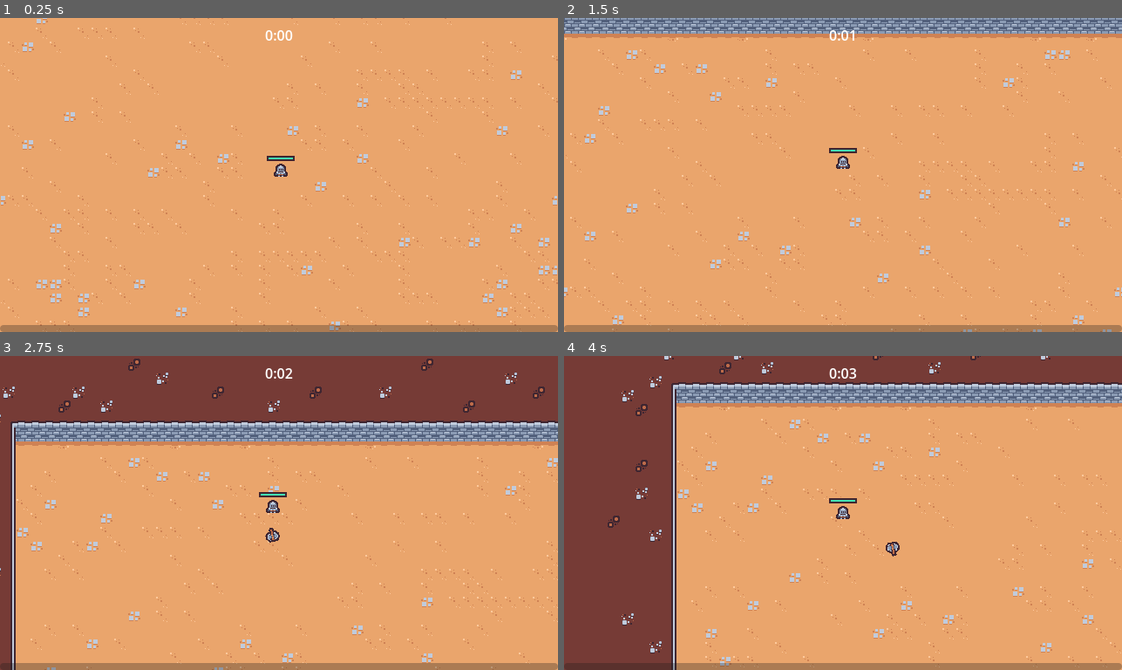
Above: before the commit, frames 1-4 (two rows, left to right).
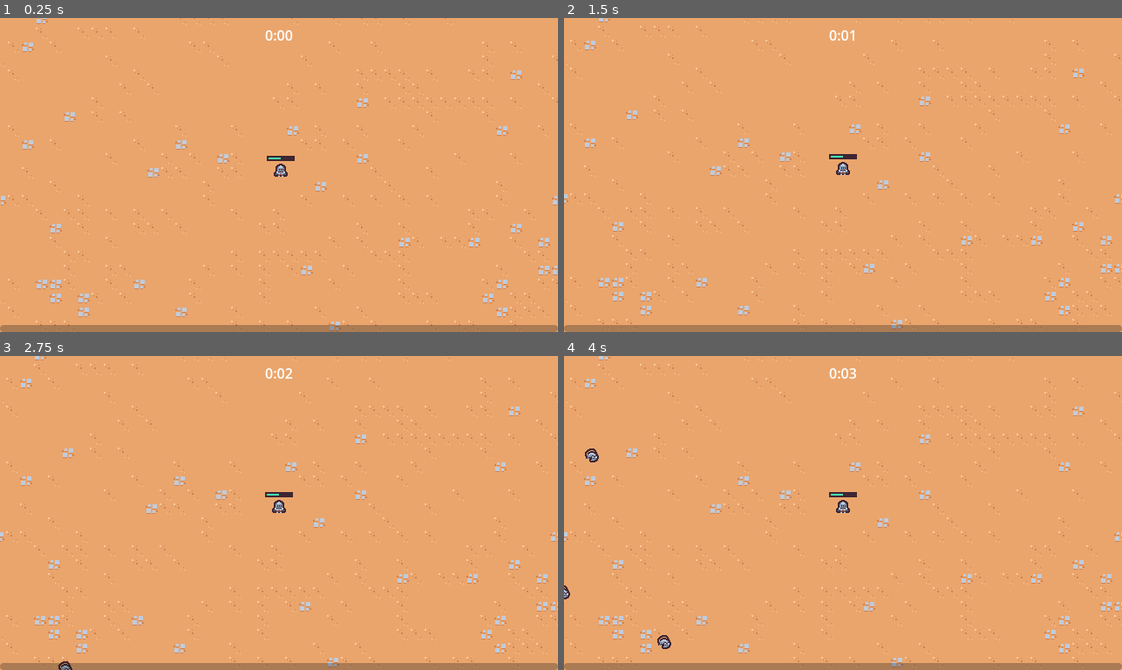
Above: after the commit, the same moments.

Repository: rafariossaa/godot_2d_survival_tutorial
Game: Godot game, scene res://scenes/main/main.tscn
Same seed, same stepped clock (60 frames per second), same inputs: the game is played once before the commit and once after it.
Inputs (mouse positions are in pixels of both pictures, inside the frame that each line leads up to):
- Up to frame 1 (0.25 s): no input
- Up to frame 2 (1.5 s): move the mouse to (815, 237) at 0.52 s; press the mouse at (815, 237) at 0.53 s; hold Up (move_up) from 0.53 s (still down); move the mouse to (1010, 222) at 1.27 s; release the mouse at (1010, 222) at 1.28 s; click (1010, 222) at 1.35 s
- Up to frame 3 (2.75 s): move the mouse to (111, 465) at 2.02 s; release Up (move_up) at 2.03 s; press the mouse at (111, 465) at 2.03 s; hold Left (move_left) from 2.03 s (still down)
- Up to frame 4 (4 s): move the mouse to (870, 513) at 2.77 s; release the mouse at (870, 513) at 2.78 s; click (870, 513) at 2.85 s; move the mouse to (759, 434) at 3.52 s; release Left (move_left) at 3.53 s; press the mouse at (759, 434) at 3.53 s; hold Down (move_down) from 3.53 s (still down)

The runs differ from the first frame. In frame 1, less than 0.1% of the frame differs, in the area x 50-53%, y 44-45%; in frame 2, 11%; in frame 3, 34%; in frame 4, 36%, in the area x 0-100%, y 0-100%.
Error after the commit: Parse Error: Expected closing ")" after call arguments. (res://scenes/game_object/player/player.gd:72)

Commit message:
Lesson 34- Enabling Acquisition of Axe Ability

Diff:
--- /dev/null
+++ b/resources/upgrades/ability.gd
@@ -0,0 +1,4 @@
+extends AbilityUpgrade
+class_name Ability
+
+@export var ability_controller_scene: PackedScene
--- /dev/null
+++ b/resources/upgrades/axe.tres
@@ -0,0 +1,11 @@
+[gd_resource type="Resource" script_class="Ability" load_steps=3 format=3 uid="uid://dscxl7dlme2tj"]
+
+[ext_resource type="PackedScene" uid="uid://c1d86t5lwapl3" path="res://scenes/ability/axe_ability_controller/axe_ability_controller.tscn" id="1_7m871"]
+[ext_resource type="Script" path="res://resources/upgrades/ability.gd" id="1_hhout"]
+
+[resource]
+script = ExtResource("1_hhout")
+ability_controller_scene = ExtResource("1_7m871")
+id = "axe"
+name = "Axe"
+description = "Periodically sends out a spinning axe."
--- a/resources/upgrades/sword_rate.tres
+++ b/resources/upgrades/sword_rate.tres
@@ -1,9 +1,9 @@
-[gd_resource type="Resource" load_steps=2 format=3 uid="uid://dscxl7dlme2tj"]
+[gd_resource type="Resource" script_class="AbilityUpgrade" load_steps=2 format=3 uid="uid://bdyhxlmwc076h"]
 
-[ext_resource type="Script" path="res://resources/upgrades/ability_upgrade.gd" id="1_xrfmy"]
+[ext_resource type="Script" path="res://resources/upgrades/ability_upgrade.gd" id="1_r0btp"]
 
 [resource]
-script = ExtResource("1_xrfmy")
+script = ExtResource("1_r0btp")
 id = "sword_rate"
 name = "Sword Quickness"
 description = "Increases sword attack rate by 10%"
--- a/scenes/ability/axe_ability/axe_ability.tscn
+++ b/scenes/ability/axe_ability/axe_ability.tscn
@@ -3,6 +3,21 @@
 [ext_resource type="Texture2D" uid="uid://fuofcskkr1x2" path="res://scenes/ability/axe_ability/axe.png" id="1_4ts3c"]
 [ext_resource type="Script" path="res://scenes/ability/axe_ability/axe_ability.gd" id="1_x7h61"]
 [ext_resource type="PackedScene" uid="uid://c3pma35jppdk" path="res://scenes/component/hitbox_component.tscn" id="3_lbegw"]
+
+[sub_resource type="Animation" id="Animation_yt33d"]
+length = 0.001
+tracks/0/type = "value"
+tracks/0/imported = false
+tracks/0/enabled = true
+tracks/0/path = NodePath("Sprite2D:rotation")
+tracks/0/interp = 1
+tracks/0/loop_wrap = true
+tracks/0/keys = {
+"times": PackedFloat32Array(0),
+"transitions": PackedFloat32Array(1),
+"update": 0,
+"values": [0.0]
+}
 
 [sub_resource type="Animation" id="Animation_s1m2u"]
 resource_name = "default"
@@ -19,21 +34,6 @@
 "transitions": PackedFloat32Array(1, 1),
 "update": 0,
 "values": [0.0, 6.28319]
-}
-
-[sub_resource type="Animation" id="Animation_yt33d"]
-length = 0.001
-tracks/0/type = "value"
-tracks/0/imported = false
-tracks/0/enabled = true
-tracks/0/path = NodePath("Sprite2D:rotation")
-tracks/0/interp = 1
-tracks/0/loop_wrap = true
-tracks/0/keys = {
-"times": PackedFloat32Array(0),
-"transitions": PackedFloat32Array(1),
-"update": 0,
-"values": [0.0]
 }
 
 [sub_resource type="AnimationLibrary" id="AnimationLibrary_7456j"]
--- a/scenes/game_object/player/player.gd
+++ b/scenes/game_object/player/player.gd
@@ -6,6 +6,7 @@
 @onready var damage_interval_timer = $DamageIntervalTimer
 @onready var health_component = $HealthComponent
 @onready var health_bar = $HealthBar
+@onready var abilities = $Abilities
 
 var number_colliding_bodies = 0
 
@@ -14,7 +15,9 @@
 	$CollisionArea2D.body_exited.connect(on_body_exited)
 	damage_interval_timer.timeout.connect(on_damage_interval_timer_timeout)
 	health_component.health_changed.connect(on_health_changed)
+	GameEvents.ability_upgrade_added.connect(on_ability_upgrade_added)
 	update_health_display()
+
 
 # Called every frame. 'delta' is the elapsed time since the previous frame.
 func _process(delta):
@@ -60,3 +63,10 @@
 
 func on_health_changed():
 	update_health_display()
+
+
+func on_ability_upgrade_added( ability_upgrade: AbilityUpgrade, current_upgrades: Dictionary):
+	if not ability_upgrade is Ability:
+		return
+	var ability = ability_upgrade as Ability
+	abilities.add_child(ability.ability_controlle r_scene.instantiate())
--- a/scenes/game_object/player/player.tscn
+++ b/scenes/game_object/player/player.tscn
@@ -1,10 +1,9 @@
-[gd_scene load_steps=11 format=3 uid="uid://baujaeh0ajd1p"]
+[gd_scene load_steps=10 format=3 uid="uid://baujaeh0ajd1p"]
 
 [ext_resource type="Script" path="res://scenes/game_object/player/player.gd" id="1_bnnwf"]
 [ext_resource type="Texture2D" uid="uid://c6pxinpgthkeb" path="res://scenes/game_object/player/player.png" id="1_v66fg"]
 [ext_resource type="PackedScene" uid="uid://l7127mvj12x8" path="res://scenes/ability/sword_ability_controller/sword_ability_controller.tscn" id="2_7qamy"]
 [ext_resource type="PackedScene" uid="uid://coa2rcm1grqw0" path="res://scenes/component/health_component.tscn" id="2_31r36"]
-[ext_resource type="PackedScene" uid="uid://c1d86t5lwapl3" path="res://scenes/ability/axe_ability_controller/axe_ability_controller.tscn" id="4_tuyky"]
 
 [sub_resource type="StyleBoxFlat" id="StyleBoxFlat_egbje"]
 bg_color = Color(0.247059, 0.14902, 0.192157, 1)
@@ -33,11 +32,9 @@
 
 [node name="HealthComponent" parent="." instance=ExtResource("2_31r36")]
 
-[node name="AbilityManager" type="Node" parent="."]
+[node name="Abilities" type="Node" parent="."]
 
-[node name="SwordAbilityController" parent="AbilityManager" instance=ExtResource("2_7qamy")]
-
-[node name="AxeAbilityController" parent="AbilityManager" instance=ExtResource("4_tuyky")]
+[node name="SwordAbilityController" parent="Abilities" instance=ExtResource("2_7qamy")]
 
 [node name="DamageIntervalTimer" type="Timer" parent="."]
 wait_time = 0.5
--- a/scenes/manager/upgrade_manager.gd
+++ b/scenes/manager/upgrade_manager.gd
@@ -11,16 +11,6 @@
 	experience_manager.level_up.connect(on_level_up)
 
 
-func on_level_up(_current_level: int):
-	var chosen_upgrade = upgrade_pool.pick_random()
-	if chosen_upgrade == null:
-		return
-
-	var upgrade_screen_instance = upgrade_screen_scene.instantiate()
-	add_child(upgrade_screen_instance)
-	upgrade_screen_instance.set_ability_upgrades([chosen_upgrade] as Array[AbilityUpgrade])
-	upgrade_screen_instance.upgrade_selected.connect(on_upgrade_selected)
-
 func apply_upgrade(upgrade: AbilityUpgrade):
 	var has_upgrade = current_upgrades.has(upgrade.id)
 	if not has_upgrade:
@@ -33,6 +23,24 @@
 
 	GameEvents.emit_ability_upgrade_added(upgrade, current_upgrades)
 
+func pick_upgrades():
+	var chosen_upgrades: Array[AbilityUpgrade] = []
+	var filtered_upgrades = upgrade_pool.duplicate()
+	# Choose two upgrades
+	for i in 2:
+		var chosen_upgrade = filtered_upgrades.pick_random() as AbilityUpgrade
+		chosen_upgrades.append(chosen_upgrade)
+		filtered_upgrades = filtered_upgrades.filter(func (upgrade): return upgrade.id != chosen_upgrade.id)
+
+	return chosen_upgrades
 
 func on_upgrade_selected(upgrade: AbilityUpgrade):
 	apply_upgrade(upgrade)
+
+
+func on_level_up(_current_level: int):
+	var upgrade_screen_instance = upgrade_screen_scene.instantiate()
+	add_child(upgrade_screen_instance)
+	var chosen_upgrades = pick_upgrades()
+	upgrade_screen_instance.set_ability_upgrades(chosen_upgrades as Array[AbilityUpgrade])
+	upgrade_screen_instance.upgrade_selected.connect(on_upgrade_selected)
--- a/scenes/manager/upgrade_manager.tscn
+++ b/scenes/manager/upgrade_manager.tscn
@@ -1,10 +1,11 @@
-[gd_scene load_steps=4 format=3 uid="uid://dmv0il81tp7wx"]
+[gd_scene load_steps=5 format=3 uid="uid://dmv0il81tp7wx"]
 
 [ext_resource type="Script" path="res://scenes/manager/upgrade_manager.gd" id="1_u0ec2"]
-[ext_resource type="Resource" uid="uid://dscxl7dlme2tj" path="res://resources/upgrades/sword_rate.tres" id="2_axkfj"]
+[ext_resource type="Resource" uid="uid://dscxl7dlme2tj" path="res://resources/upgrades/axe.tres" id="2_axkfj"]
 [ext_resource type="PackedScene" uid="uid://bft6jux0cp0dg" path="res://scenes/ui/upgrade_screen.tscn" id="3_gryc4"]
+[ext_resource type="Resource" uid="uid://bdyhxlmwc076h" path="res://resources/upgrades/sword_rate.tres" id="3_y1ae1"]
 
 [node name="UpgradeManager" type="Node"]
 script = ExtResource("1_u0ec2")
-upgrade_pool = Array[Resource("res://resources/upgrades/ability_upgrade.gd")]([ExtResource("2_axkfj")])
+upgrade_pool = Array[Resource("res://resources/upgrades/ability_upgrade.gd")]([ExtResource("2_axkfj"), ExtResource("3_y1ae1")])
 upgrade_screen_scene = ExtResource("3_gryc4")
